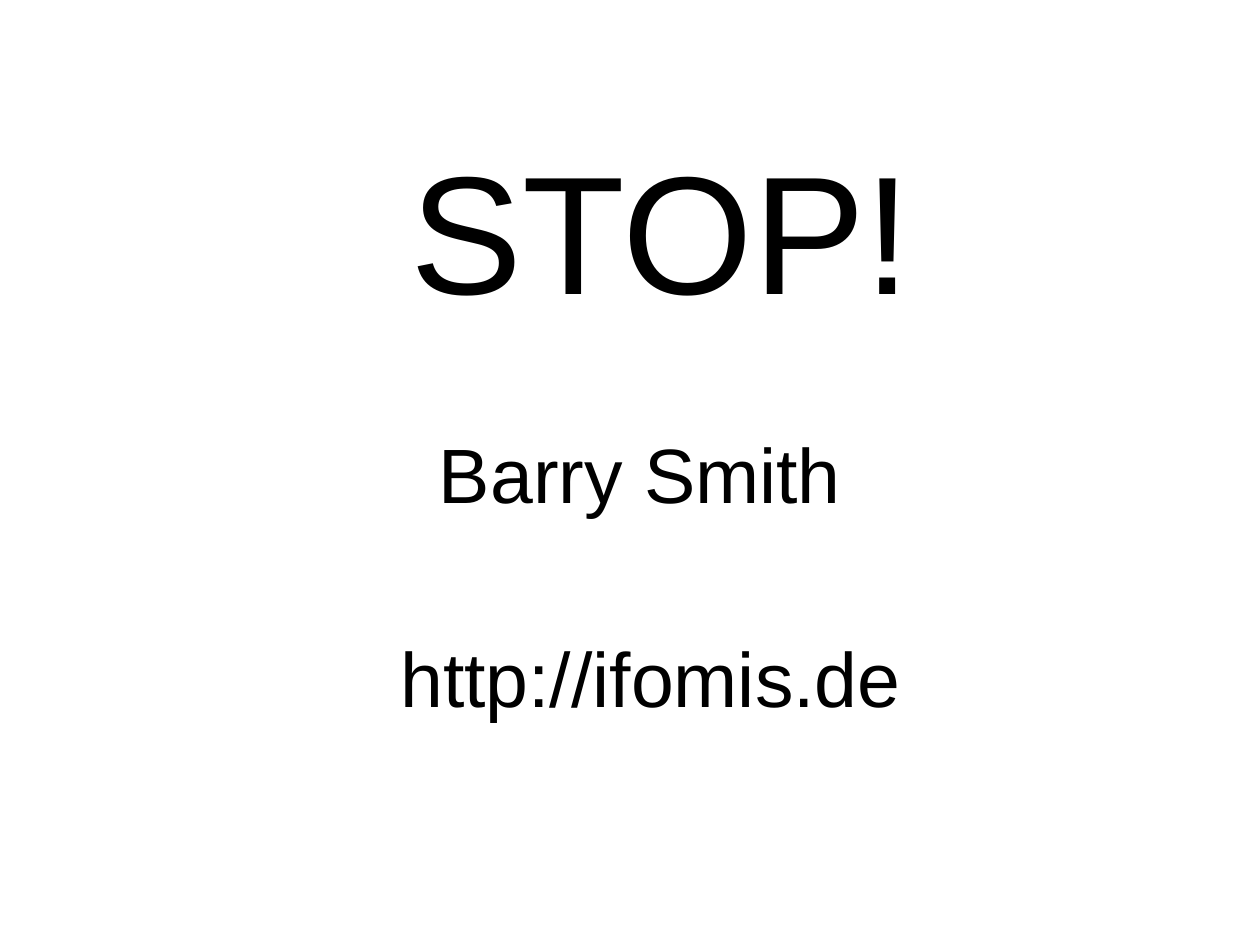
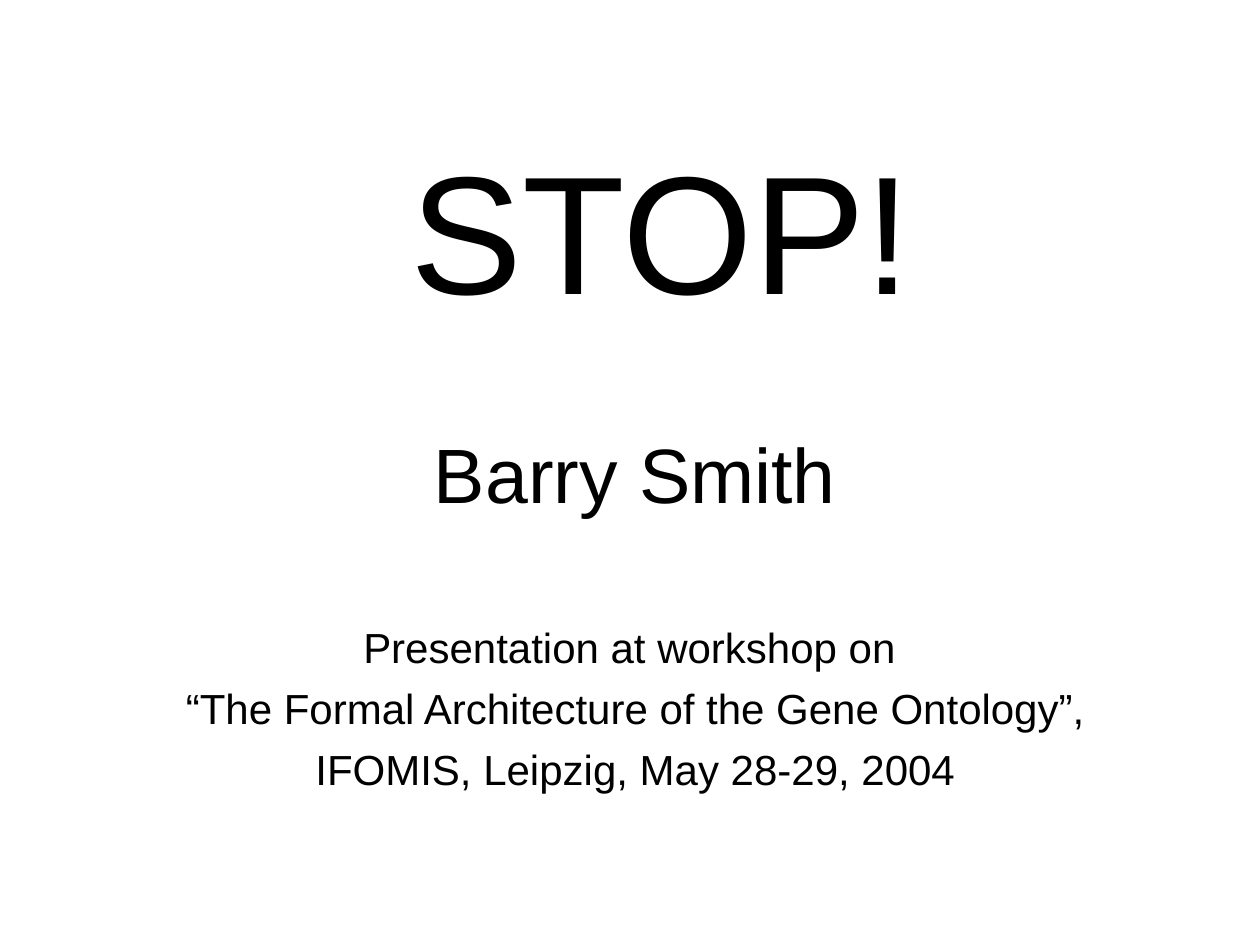
Before and after one commit to NCOR-Organization/ontology.buffalo.edu, a slide deck: slide 1 of 04/STOP_GO_5_04.ppt. Drawn at 1260x945 pixels with LibreOffice and Linux fonts; fonts in the diff are those of the drawing. Boxes give left, top, right and bottom in pixels: in the first picture for what was removed or moved away, otherwise in the second. Text is boxed around its words. In the diff, an @@ line names an element or a change of style, - is before the commit and + after.

Commit message:
8/25/2017 #2

```diff
--- a/04/STOP_GO_5_04.ppt
+++ b/04/STOP_GO_5_04.ppt
@@ subtitle "Barry Smith": place and size @@
-subtitle "Barry Smith" at bbox=[400, 447, 900, 722]
+subtitle "Barry Smith" at bbox=[186, 447, 1085, 793]
@@ subtitle at bbox=[186, 632, 1085, 793]: text changed; size 44 to 24 pt @@
-http://ifomis.de
+Presentation at workshop on
+“The Formal Architecture of the Gene Ontology”,
+IFOMIS, Leipzig, May 28-29, 2004
```
